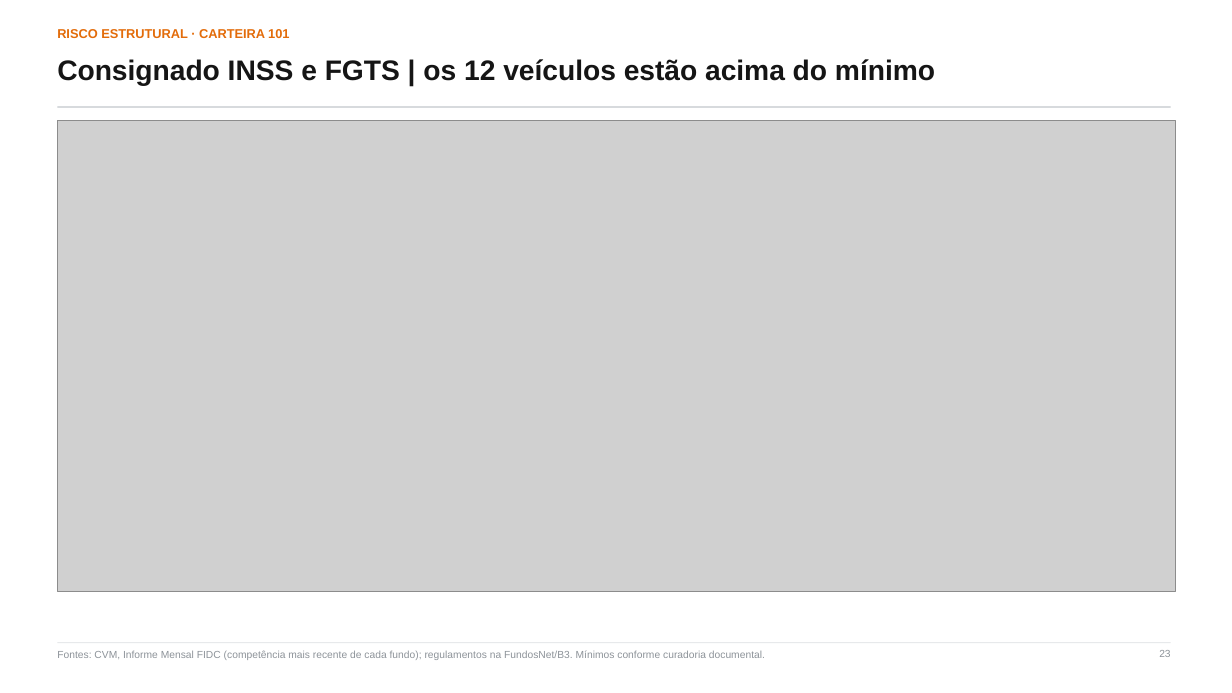
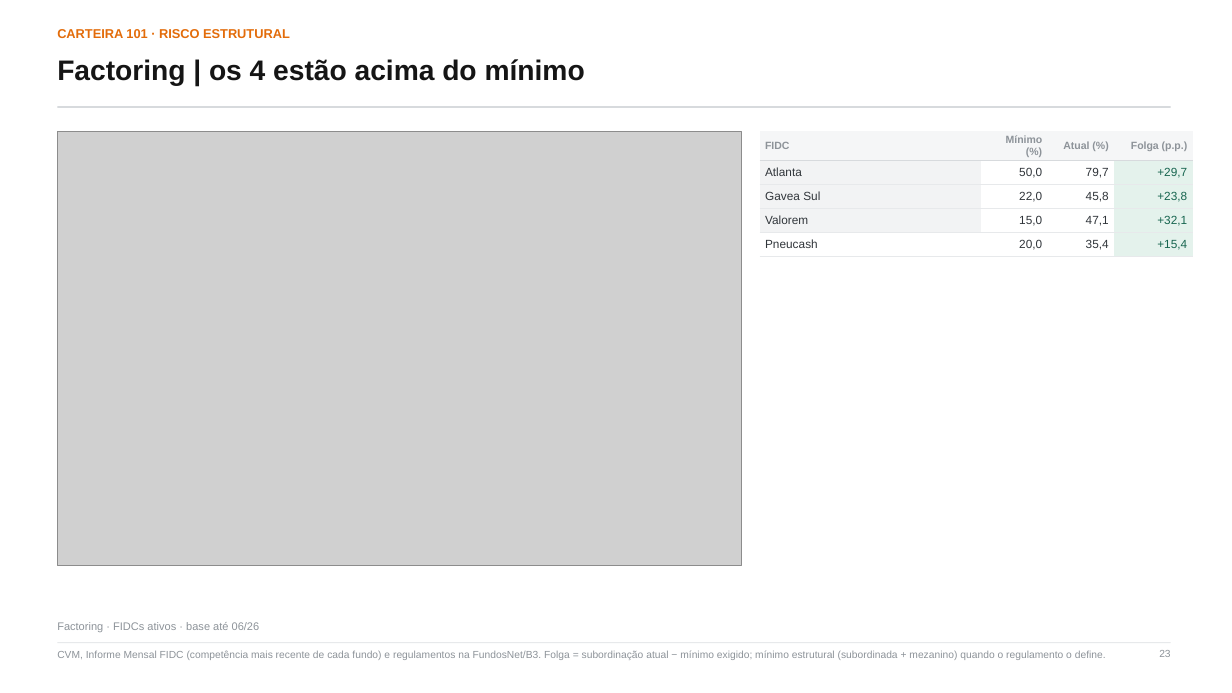
Before and after one commit to abalroar/fidc, a slide deck: slide 23 of outputs/deck_unificado/Panorama_FIDCs_com_Ranking_ANBIMA.pptx. Drawn at 1232x693 pixels with LibreOffice and Linux fonts; fonts in the diff are those of the drawing; grey boxes stand for pictures. Boxes give left, top, right and bottom in pixels: in the first picture for what was removed or moved away, otherwise in the second. Text is boxed around its words. In the diff, an @@ line names an element or a change of style, - is before the commit and + after.

```diff
--- a/outputs/deck_unificado/Panorama_FIDCs_com_Ranking_ANBIMA.pptx
+++ b/outputs/deck_unificado/Panorama_FIDCs_com_Ranking_ANBIMA.pptx
@@ text at bbox=[57, 29, 290, 38]: text changed @@
-RISCO ESTRUTURAL · CARTEIRA 101
+CARTEIRA 101 · RISCO ESTRUTURAL
@@ text at bbox=[57, 59, 585, 86]: text changed @@
-Consignado INSS e FGTS | os 12 veículos estão acima do mínimo
+Factoring | os 4 estão acima do mínimo
@@ picture: place and size @@
-picture at bbox=[57, 120, 1176, 592]
+picture at bbox=[57, 131, 741, 566]
@@ table added at bbox=[760, 131, 1193, 254], 5 rows, 4 columns @@
+FIDC | Mínimo (%) | Atual (%) | Folga (p.p.)
+Atlanta | 50,0 | 79,7 | +29,7
+Gavea Sul | 22,0 | 45,8 | +23,8
+Valorem | 15,0 | 47,1 | +32,1
+Pneucash | 20,0 | 35,4 | +15,4
@@ text added at bbox=[57, 622, 260, 632], 8.6 pt, text #8D9399 @@
+Factoring · FIDCs ativos · base até 06/26
@@ text at bbox=[57, 651, 1106, 660]: text changed @@
-Fontes: CVM, Informe Mensal FIDC (competência mais recente de cada fundo); regulamentos na FundosNet/B3. Mínimos conforme curadoria documental.
+CVM, Informe Mensal FIDC (competência mais recente de cada fundo) e regulamentos na FundosNet/B3. Folga = subordinação atual − mínimo exigido; mínimo estrutural (subordinada + mezanino) quando o regulamento o define.
```
Also in this commit, not shown: 17 other slides changed, 5 slides added, 1 slide removed, 10 other files.
